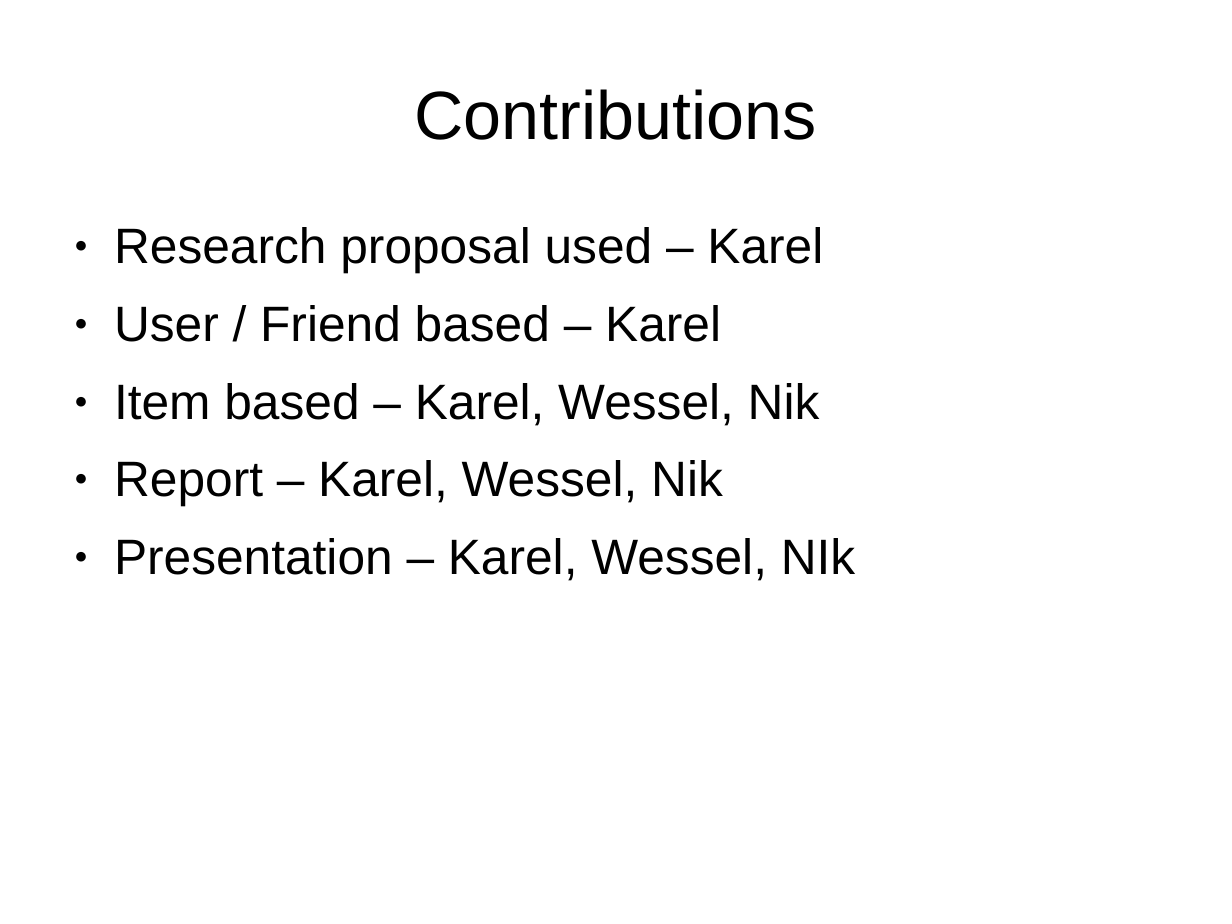
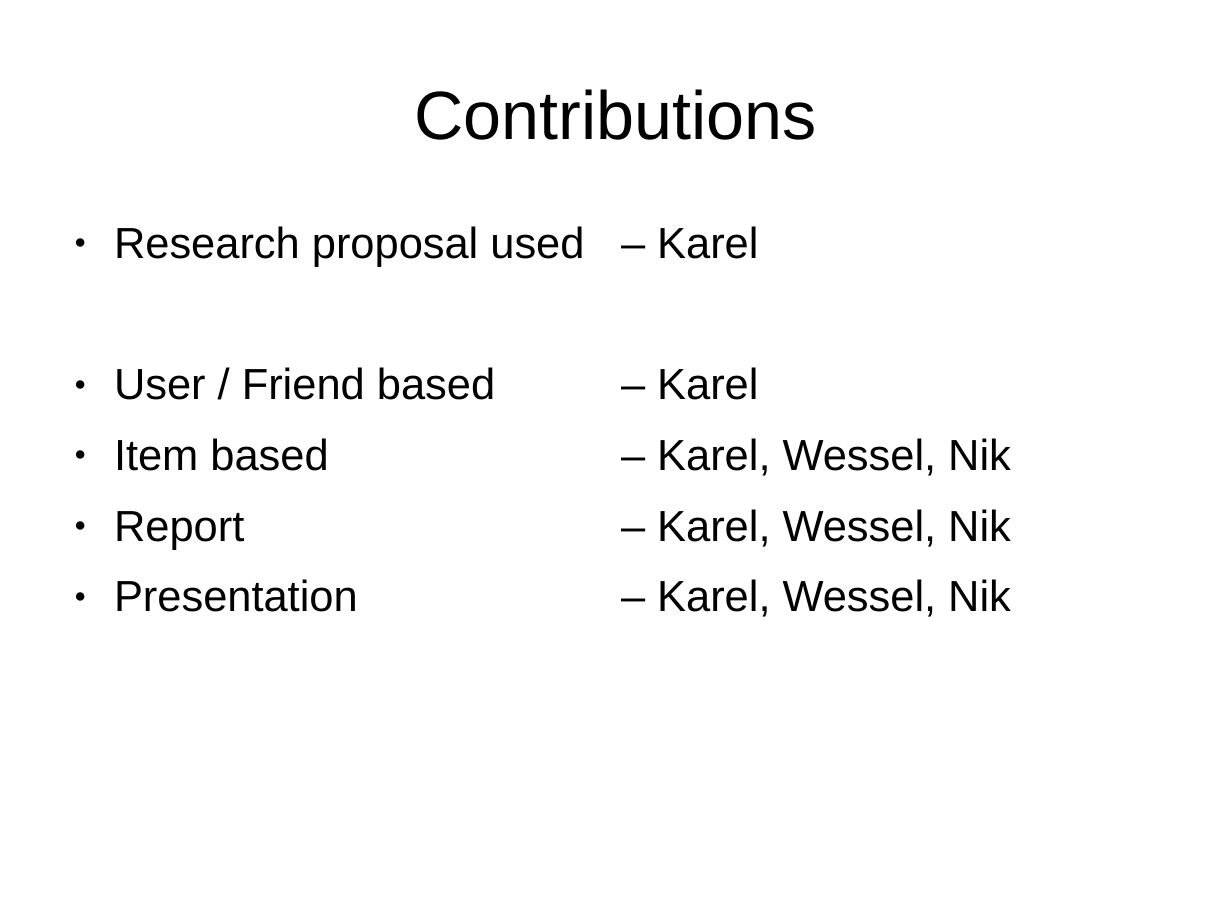
Before and after one commit to nvtslot/IR-recommender-lastfm, a slide deck: slide 13 of presentation.ppt (slide 12 before the commit). Drawn at 1232x924 pixels with LibreOffice and Linux fonts; fonts in the diff are those of the drawing. Boxes give left, top, right and bottom in pixels: in the first picture for what was removed or moved away, otherwise in the second. Text is boxed around its words. In the diff, an @@ line names an element or a change of style, - is before the commit and + after.

```diff
--- a/presentation.ppt
+++ b/presentation.ppt
@@ text at [114, 226, 1011, 550]: size 32 to 28 pt in "Research proposal used – Karel", "User / Friend based – Karel", "Item based – Karel, Wessel, Nik", "Report – Karel, Wessel, Nik" @@
@@ text at [114, 579, 1011, 617]: text changed; size 32 to 28 pt @@
-● Presentation – Karel, Wessel, NIk
+● Presentation – Karel, Wessel, Nik
```
Also in this commit, not shown: 4 other slides changed, 3 slides added, 2 slides removed.
